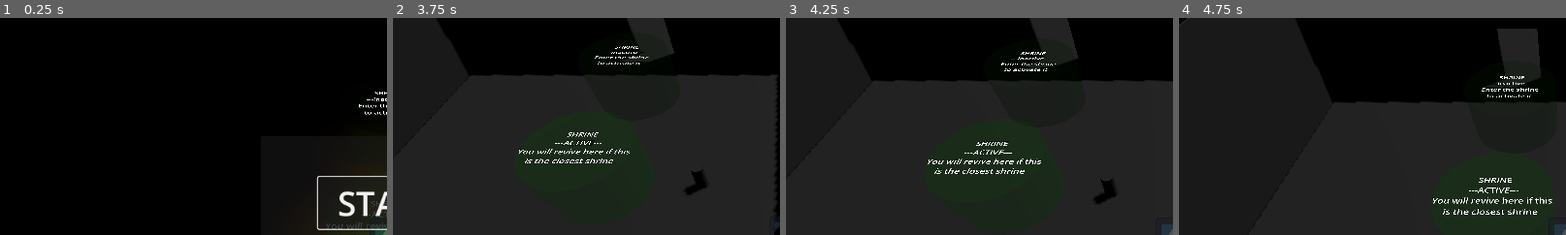
Above: before the commit, frames 1-4 (left to right).
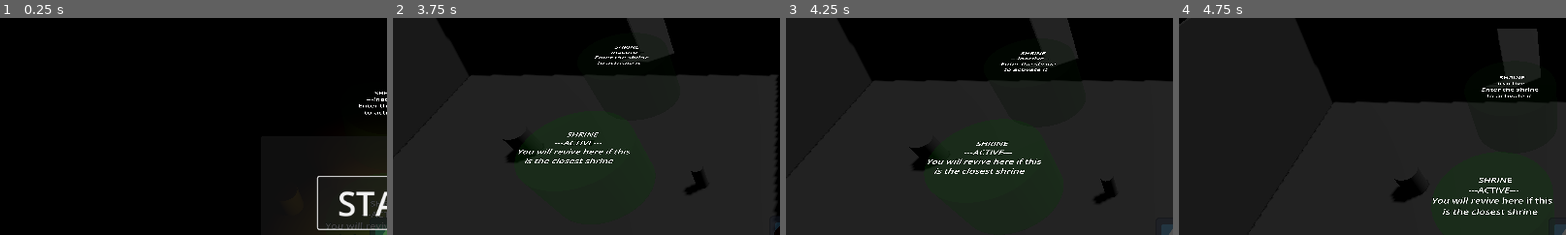
Above: after the commit, the same moments.

Repository: Rusty-Rat-Studios/dead-living-and-dying
Game: Godot game, scene res://game.tscn
Two runs of this game, one before a commit and one after it. Both use one fixed random seed, a clock stepped at 60 frames per second and the inputs below. The engine's default icon, where the game draws it, is replaced by a stand-in: a white triangle on a blue panel in a dark square.
Inputs (mouse positions are % of the whole screen's width and height, from its top left):
- Up to frame 1 (0.25 s): no input
- Up to frame 2 (3.75 s): click "START" at 0.5 s; tap Enter at 1.25 s; move the mouse to (72, 45) at 1.27 s; hold Right (ui_right) 1.28-2.03 s; tap E (interact) at 1.35, 2.85 s; tap Keypad Enter (ui_accept) at 1.52, 2.27 s; move the mouse to (30, 55) at 2.02 s; hold Down (ui_down) 2.03-2.78 s; tap Tab at 2.1, 3.6 s; move the mouse to (60, 28) at 2.77 s; hold Right (ui_right) 2.78-3.53 s; move the mouse to (45, 70) at 3.52 s; hold Up (ui_up) from 3.53 s (still down)
- Up to frame 3 (4.25 s): keep holding Up (ui_up); tap Keypad Enter (ui_accept) at 3.77 s
- Up to frame 4 (4.75 s): move the mouse to (80, 65) at 4.27 s; release Up (ui_up) at 4.28 s; hold Left (ui_left) from 4.28 s (still down); tap E (interact) at 4.35 s; tap Keypad Enter (ui_accept) at 4.52 s
The pictures show only the part of the screen within x 0-50%, y 0-50%; the shares and areas given below are measured in that part.

The runs differ from the first frame. In frame 2, 0.4% of the frame differs, in the area x 28-37%, y 54-67%; in frame 3, 0.5%; in frame 4, 0.6%, in the area x 55-64%, y 73-85%.

Commit message:
Add base items to game world and call reset() for each on game over

Diff:
--- a/game.gd
+++ b/game.gd
@@ -49,12 +49,14 @@
 		# Note: wildcard '*' used to select any node starting with "NodeName[xyz]"
 		# e.g. Ghost* gets GhostLeft1, GhostLeft2, GhostRight1, etc
 
-	# reset all ghosts, possessables, shrines
+	# reset all ghosts, possessables, shrines, and items
 	Utility.call_for_each(find_children("Ghost*", "Ghost"), "reset")
 	Utility.call_for_each(find_children("Possessable*", "Possessable"), "reset")
 	Utility.call_for_each(find_children("Shrine*", "Shrine"), "reset")
+	Utility.call_for_each(find_children("Item*", "Item"), "reset")
 	# reset player
 	player.reset()
+	# reset key item
 	key_item.reset()
 
 
--- a/game.tscn
+++ b/game.tscn
@@ -12,7 +12,8 @@
 [ext_resource type="PackedScene" uid="uid://web8bdry114l" path="res://map/shrine.tscn" id="11_6msjq"]
 [ext_resource type="PackedScene" uid="uid://cexvn2mosncly" path="res://map/wall_with_door.tscn" id="11_odxui"]
 [ext_resource type="PackedScene" uid="uid://bson3umirpot2" path="res://map/wall_without_door.tscn" id="12_5tnol"]
-[ext_resource type="PackedScene" uid="uid://lul6upy54h2m" path="res://items/key_item.tscn" id="12_tee81"]
+[ext_resource type="PackedScene" uid="uid://bwfxerrhc458i" path="res://items/key_item.tscn" id="12_tee81"]
+[ext_resource type="PackedScene" uid="uid://c75eretp0162f" path="res://items/item.tscn" id="13_7hjh7"]
 [ext_resource type="PackedScene" uid="uid://bcep1wbs2caas" path="res://possessable/possessable.tscn" id="13_66ase"]
 [ext_resource type="PackedScene" uid="uid://dic5onsop66y4" path="res://ui/game_menu.tscn" id="13_owhbc"]
 
@@ -89,6 +90,9 @@
 [node name="KeyItem" parent="World/RoomBottom" instance=ExtResource("12_tee81")]
 transform = Transform3D(1, 0, 0, 0, 1, 0, 0, 0, 1, 4, 0.5, 0)
 
+[node name="Item" parent="World/RoomBottom" instance=ExtResource("13_7hjh7")]
+transform = Transform3D(1, 0, 0, 0, 1, 0, 0, 0, 1, -4, 0.5, -2)
+
 [node name="RoomCenter" type="Node3D" parent="World"]
 transform = Transform3D(1, 0, 0, 0, 1, 0, 0, 0, 1, 0, 0, -20)
 script = ExtResource("10_uwref")
@@ -132,6 +136,9 @@
 [node name="Possessable" parent="World/RoomCenter" instance=ExtResource("13_66ase")]
 transform = Transform3D(1, 0, 0, 0, 1, 0, 0, 0, 1, 7, 0.25, 0)
 
+[node name="Item2" parent="World/RoomCenter" instance=ExtResource("13_7hjh7")]
+transform = Transform3D(1, 0, 0, 0, 1, 0, 0, 0, 1, -3, 0.5, 4)
+
 [node name="RoomLeft" type="Node3D" parent="World"]
 transform = Transform3D(1, 0, 0, 0, 1, 0, 0, 0, 1, -20, 0, -20)
 script = ExtResource("10_uwref")
--- a/player/player.gd
+++ b/player/player.gd
@@ -251,7 +251,7 @@
 	active_shrines.remove_at(active_shrines.find(shrine))
 
 
-func _on_item_picked_up(item: Node3D) -> void:
+func _on_item_picked_up(item: Item) -> void:
 	# reparent node as a child to player inventory
 	item.reparent($Inventory)
 	# ensure item position is directly on player
Not shown: 1 places in game.tscn that only renumber resources
